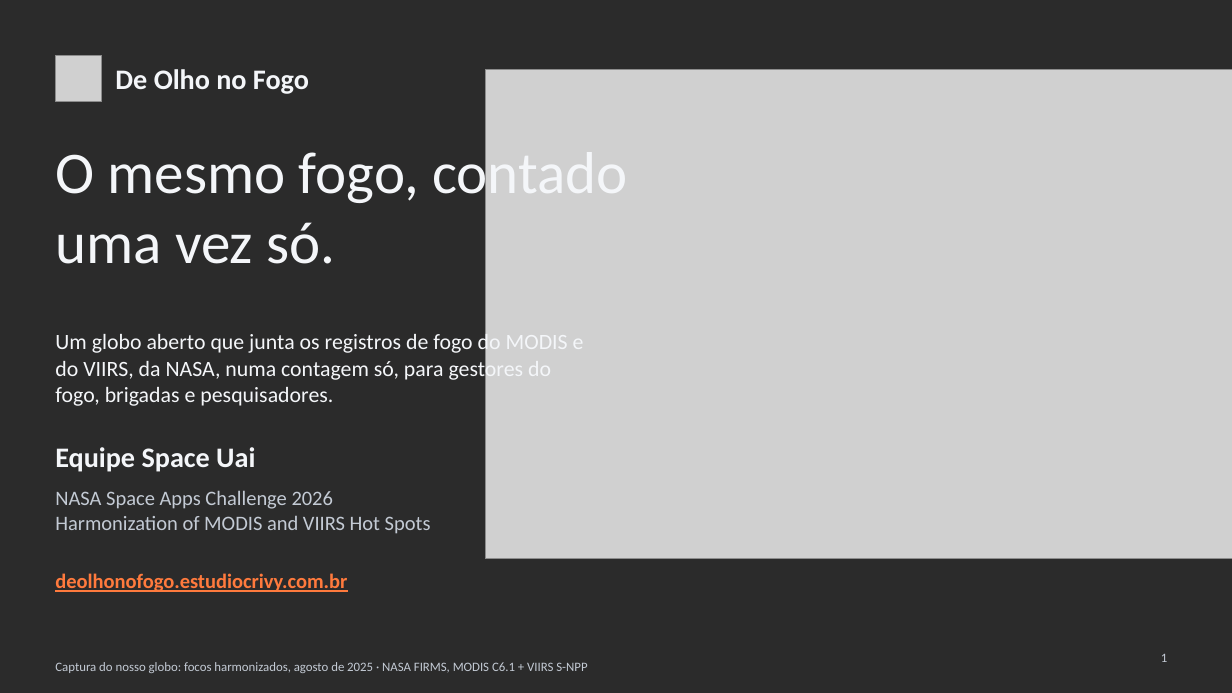
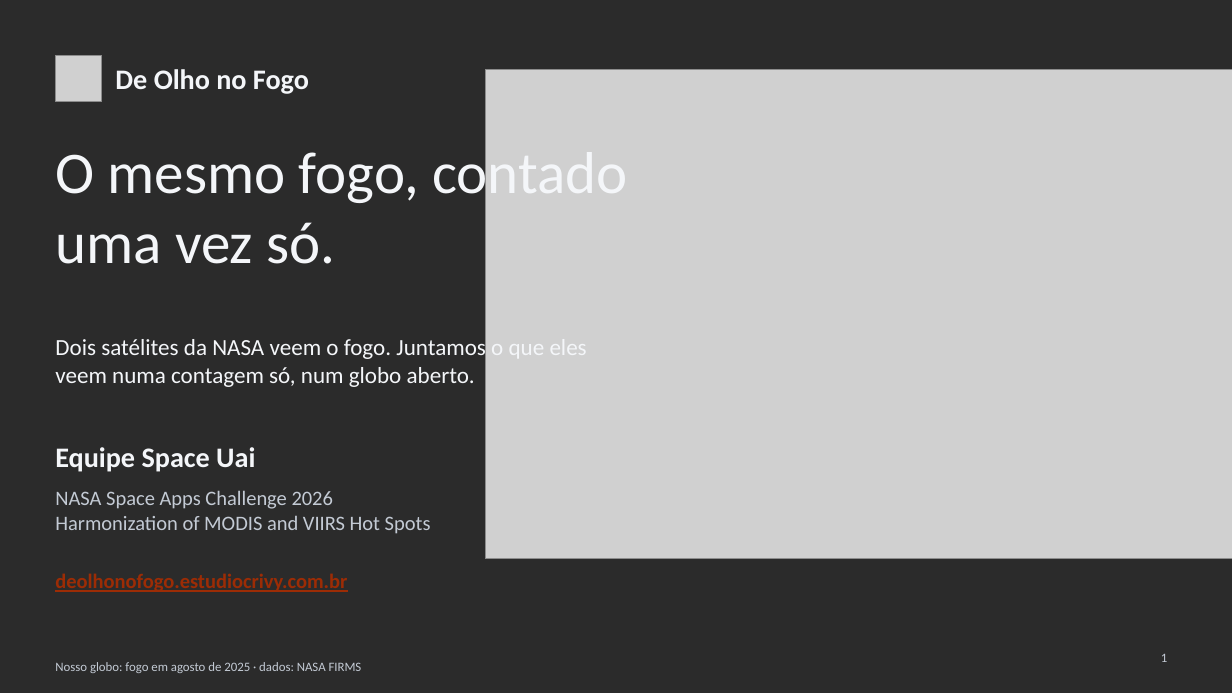
Before and after one commit to WednyFernandes/de-olho-no-fogo, a slide deck: slide 1 of public/apresentacao/de-olho-no-fogo-space-apps-2026-pt.pptx. Drawn at 1232x693 pixels with LibreOffice and Linux fonts; fonts in the diff are those of the drawing; grey boxes stand for pictures; background and template pictures are left out; a plain dark background stands for a picture behind light text. Boxes give left, top, right and bottom in pixels: in the first picture for what was removed or moved away, otherwise in the second. Text is boxed around its words. In the diff, an @@ line names an element or a change of style, - is before the commit and + after.

```diff
--- a/public/apresentacao/de-olho-no-fogo-space-apps-2026-pt.pptx
+++ b/public/apresentacao/de-olho-no-fogo-space-apps-2026-pt.pptx
@@ text at bbox=[55, 336, 587, 387]: text changed; size 17 to 18 pt @@
-Um globo aberto que junta os registros de fogo do MODIS e do VIIRS, da NASA, numa contagem só, para gestores do fogo, brigadas e pesquisadores.
+Dois satélites da NASA veem o fogo. Juntamos o que eles veem numa contagem só, num globo aberto.
@@ text "deolhonofogo.estudiocrivy.com.br" at bbox=[55, 573, 347, 592]: text colour #FF7A3D to #9C2C05 @@
@@ text at bbox=[55, 662, 362, 673]: text changed @@
-Captura do nosso globo: focos harmonizados, agosto de 2025 · NASA FIRMS, MODIS C6.1 + VIIRS S-NPP
+Nosso globo: fogo em agosto de 2025 · dados: NASA FIRMS
```
Also in this commit, not shown: 5 other slides changed, 1 slide added, 1 slide removed, 6 other files.
